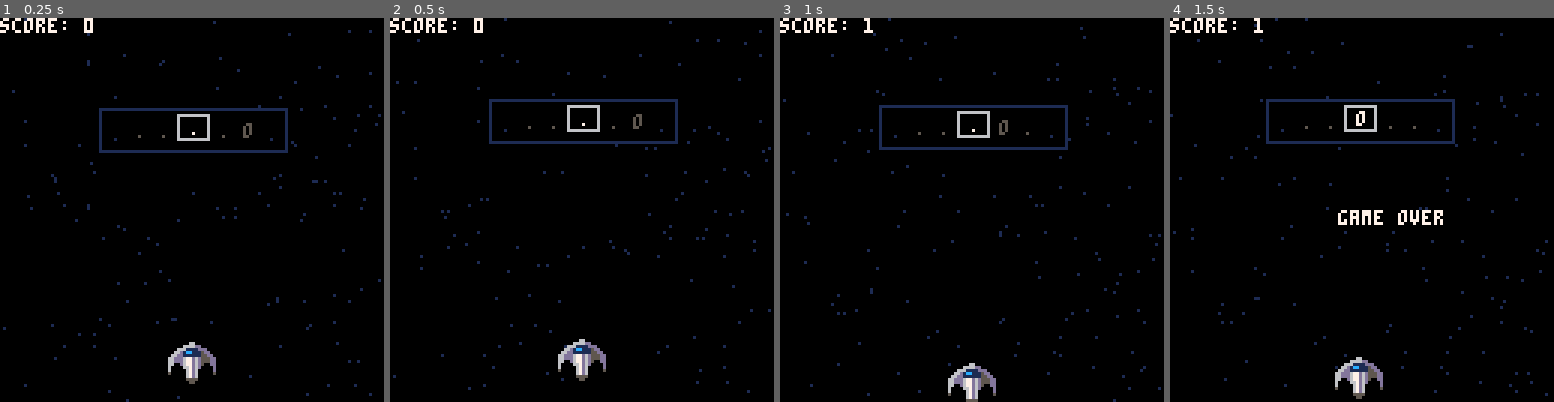
Above: before the commit, frames 1-4 (left to right).
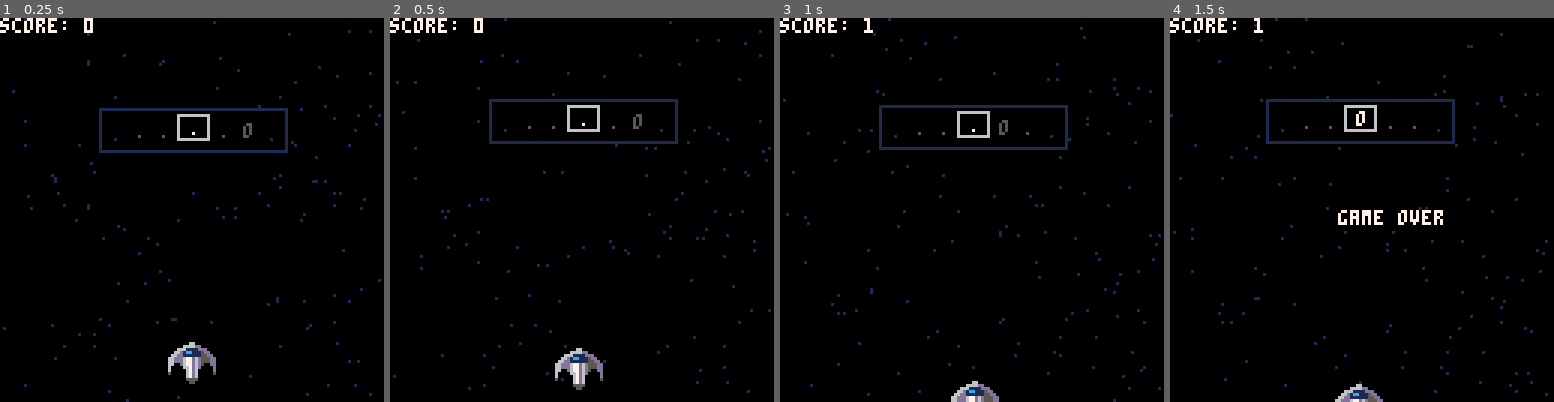
Above: after the commit, the same moments.

Repository: ryanford/EDM-Blastoff
Game: PICO-8 cartridge rhythm-game.p8
Same seed, same stepped clock (60 frames per second), same inputs: the game is played once before the commit and once after it.
Inputs:
- Up to frame 1 (0.25 s): no input
- Up to frame 2 (0.5 s): tap X (X key) at 0.33 s
- Up to frame 3 (1 s): tap O (Z key) at 0.7 s
- Up to frame 4 (1.5 s): tap X (X key) at 1.07 s

Frame 1 is identical in both runs. In frame 2, 1.0% of the frame differs, in the area x 42-57%, y 83-97%; in frame 3, 0.9%; in frame 4, 1.0%.

Commit message:
move ship of screen on error

Diff:
--- a/rhythm-game.p8
+++ b/rhythm-game.p8
@@ -110,8 +110,12 @@
 end
 
 function draw_ship()
-  p.sprite[2] = p.x + m_x - 8
-  p.sprite[3] = p.y + m_y
+  local shake = 0
+  if p.power < 2.1 then
+    shake = rnd(2)-1
+  end
+  p.sprite[2] = p.x + m_x + shake - 8
+  p.sprite[3] = p.y + m_y + (3 * (3 - p.power))
   spr(unpack(p.sprite))
 end
 
